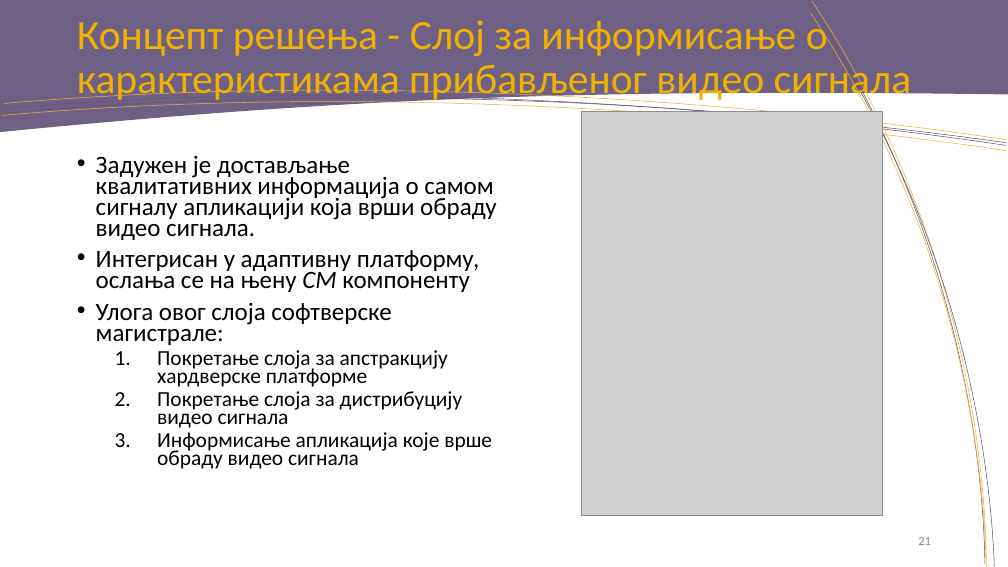
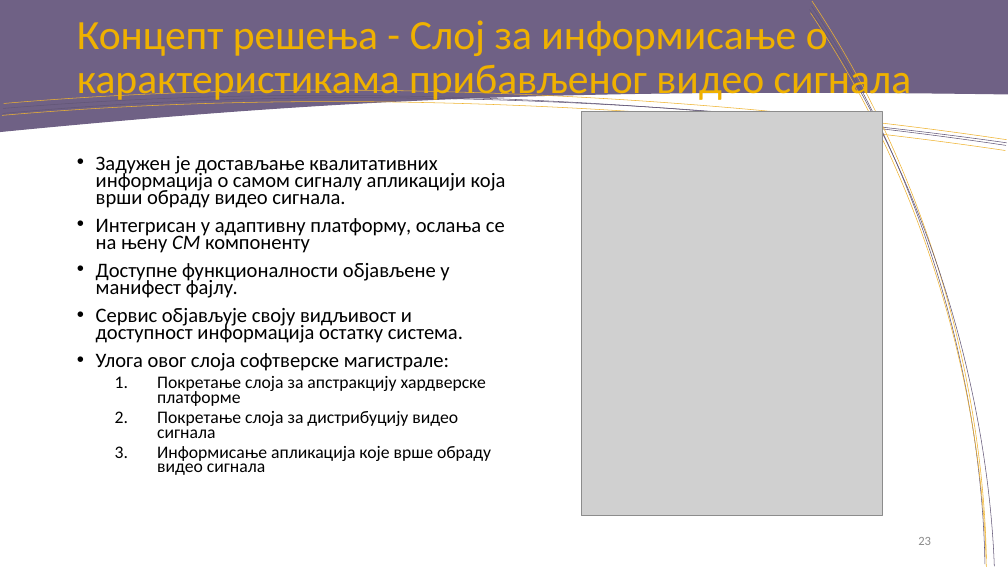
Before and after one commit to rondor1/msc, a slide deck: slide 23 of msc-e28-2018-pres.pptx (slide 21 before the commit). Drawn at 1008x567 pixels with LibreOffice and Linux fonts; fonts in the diff are those of the drawing; grey boxes stand for pictures; background and template pictures are left out. Boxes give left, top, right and bottom in pixels: in the first picture for what was removed or moved away, otherwise in the second. Text is boxed around its words. In the diff, an @@ line names an element or a change of style, - is before the commit and + after.

```diff
--- a/msc-e28-2018-pres.pptx
+++ b/msc-e28-2018-pres.pptx
@@ text at <box>96,156,506,475</box>: size 23.8 to 19.6 pt in "Задужен је достављање квалитативних информација о самом ...", "Интегрисан у адаптивну платформу, ослања се на ...", "Улога овог слоја софтверске магистрале:"; size 20.4 to 16.8 pt in "Покретање слоја за апстракцију хардверске платформе", "Покретање слоја за дистрибуцију видео сигнала", "Информисање апликација које врше обраду видео сигнала" @@
@@ text at <box>96,263,463,343</box>: paragraphs added @@
+• Доступне функционалности објављене у манифест фајлу.
+• Сервис објављује своју видљивост и доступност информација остатку система.
@@ page number at <box>918,537,931,545</box>: text changed @@
-21
+23
```
Also in this commit, not shown: 13 other slides changed, 2 slides added, 1 other file.
